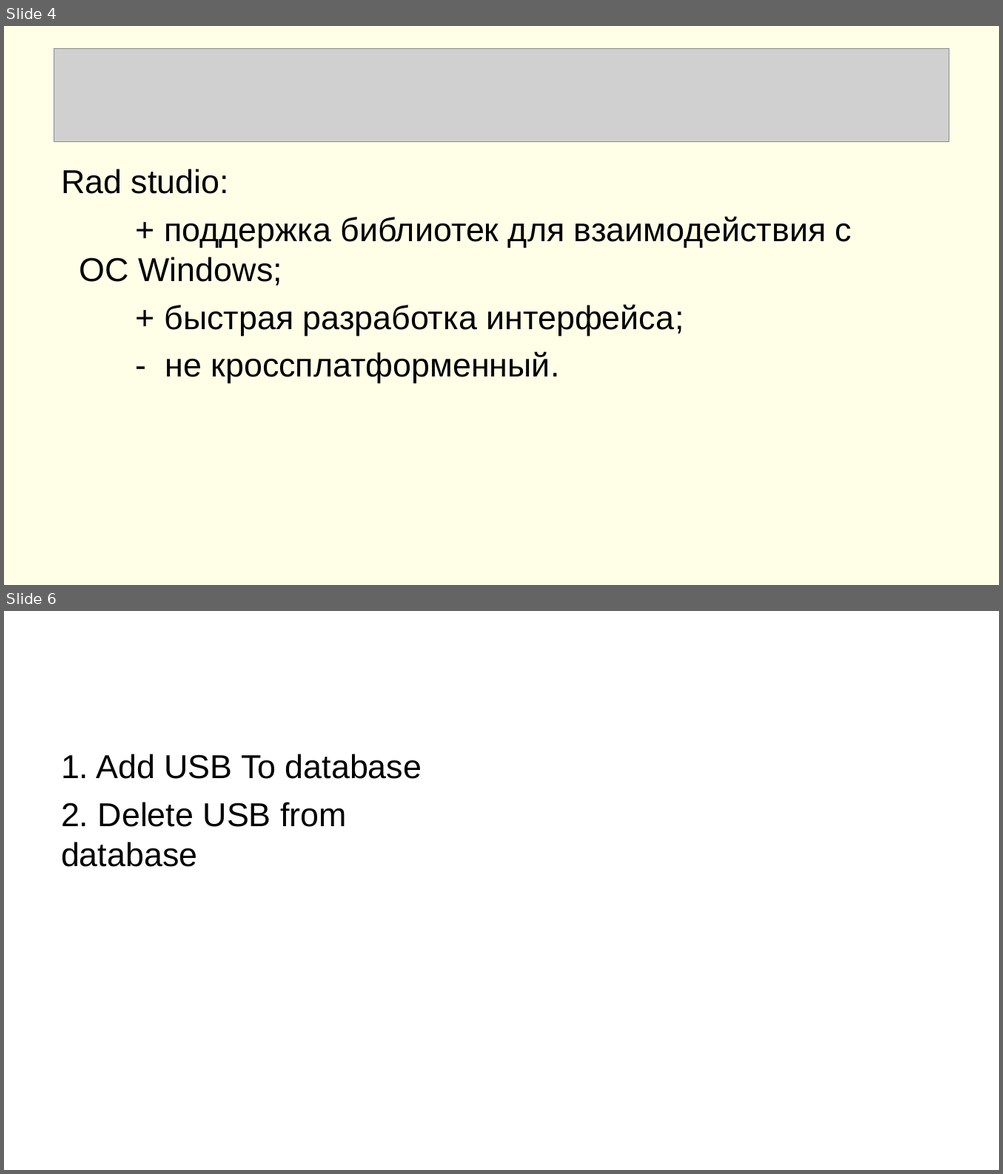
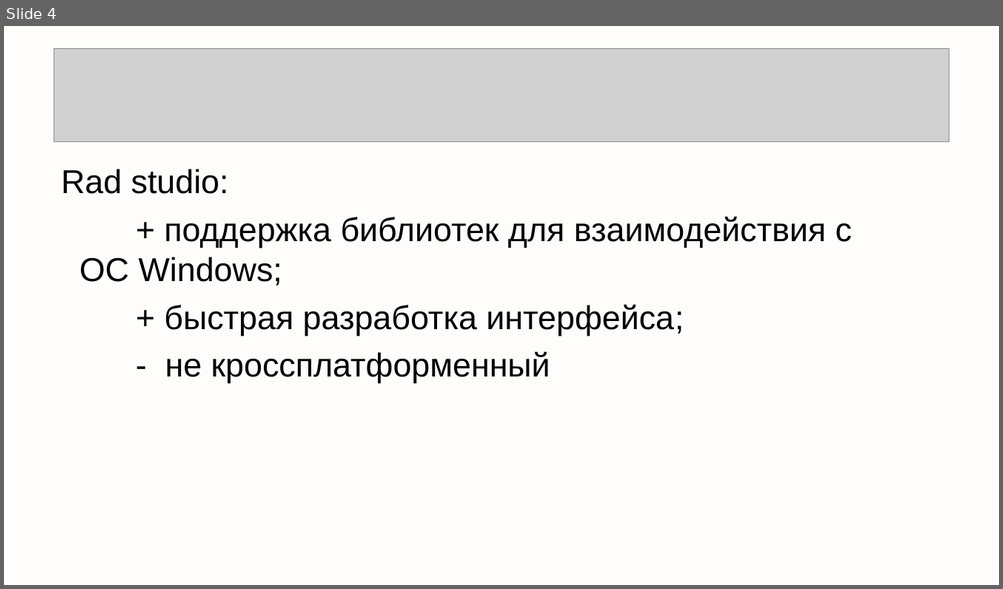
Before and after one commit to alekseisirmais/CPP_PARK, a slide deck: К защите.ppt. Shown one above the other, each under a label of ours: slides 4 and 6 before the commit, slide 4 after it; the slides between them are not shown. The pictures are 1003x1174 and 1003x589 pixels, drawn with LibreOffice and Linux fonts; fonts in the diff are those of the drawing; grey boxes stand for pictures. Boxes give left, top, right and bottom in pixels: in the first picture for what was removed or moved away, otherwise in the second. Text is boxed around its words. In the diff, an @@ line names an element or a change of style, - is before the commit and + after.

```diff
--- a/К защите.ppt
+++ b/К защите.ppt
@@ slide 6 removed at (4,611,999,1170), background #FFFFFF @@
@@ text removed at (61,754,421,867) @@
-1. Add USB To database
-2. Delete USB from database
@@ slide 4 changed as well @@
@@ background #FFFF00 at 9% opacity to #FFFFFF @@
@@ text at (165,352,550,383): text changed @@
-- не кроссплатформенный.
+- не кроссплатформенный
```
Also in this commit, not shown: 4 other slides changed, 6 slides added, 5 other slides removed.
